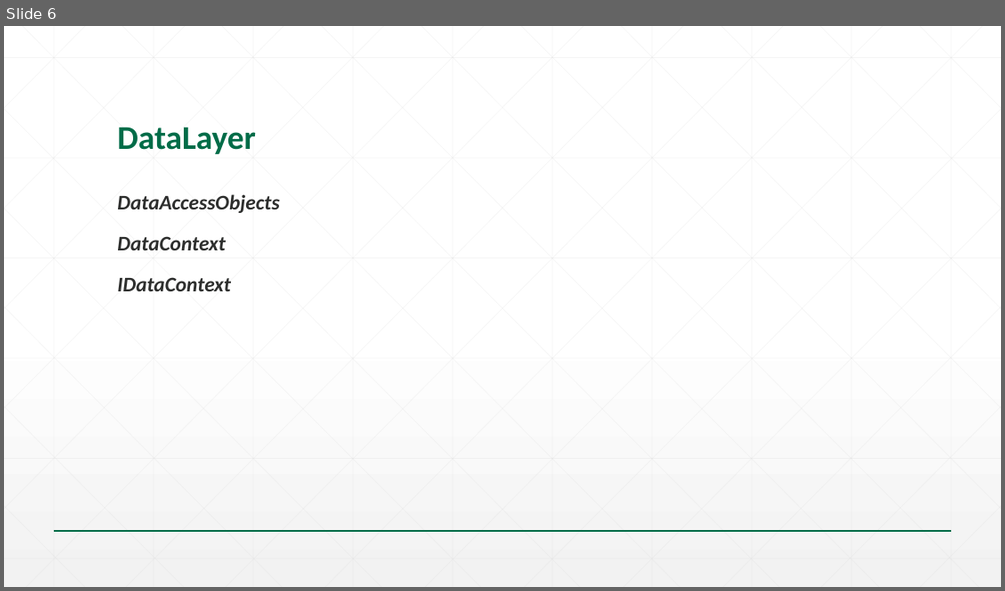
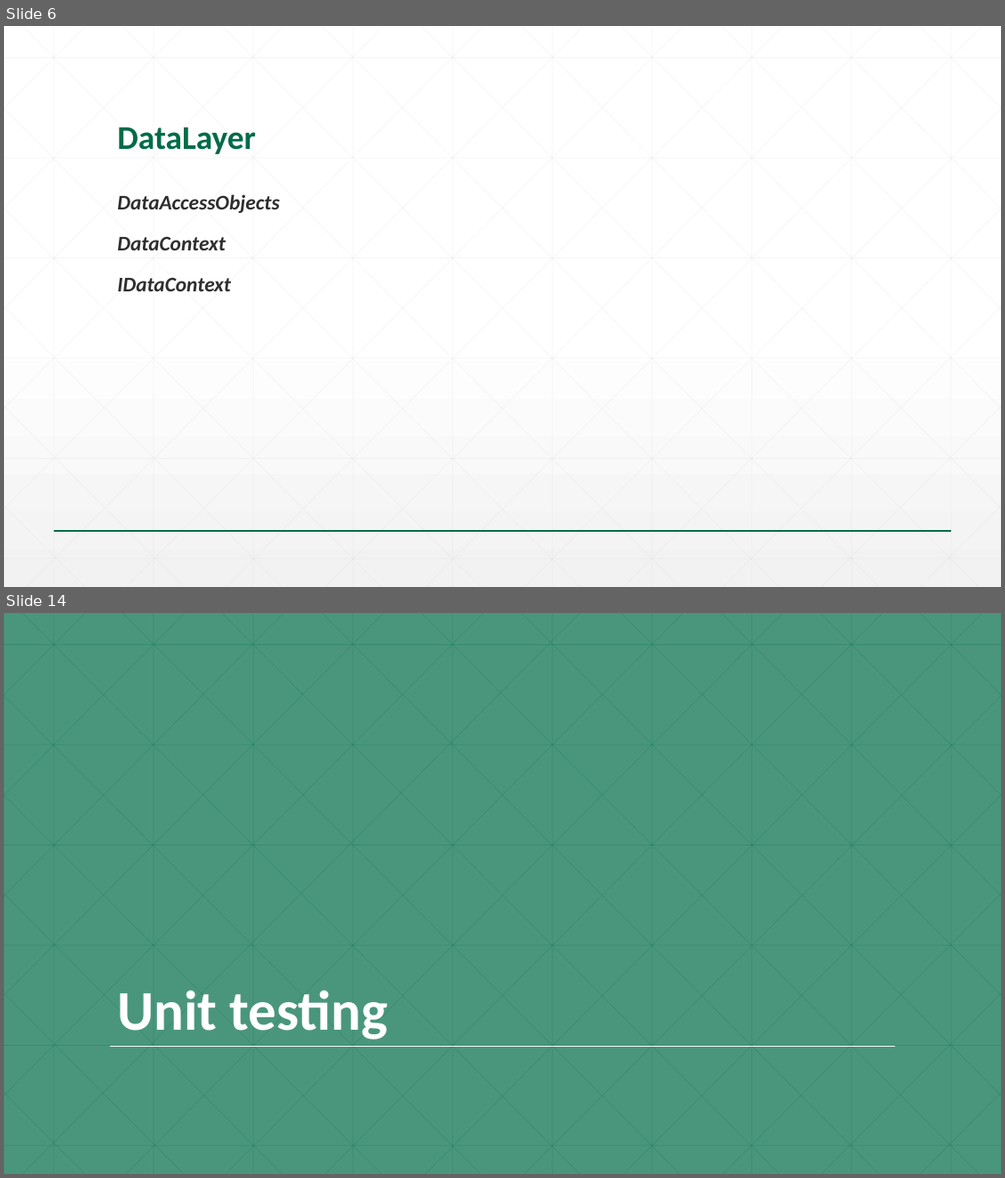
Before and after one commit to goce-kalamadevski/svs-talent-2015, a slide deck: 04-SPA/Slides/01.02-Seavus Talent Program_SPA.pptx. Shown one above the other, each under a label of ours: slide 6 before the commit, slides 6 and 14 after it; the slides between them are not shown. The pictures are 1005x591 and 1005x1178 pixels, drawn with LibreOffice and Linux fonts; fonts in the diff are those of the drawing; background and template pictures are left out. Boxes give left, top, right and bottom in pixels: in the first picture for what was removed or moved away, otherwise in the second. Text is boxed around its words. In the diff, an @@ line names an element or a change of style, - is before the commit and + after.

```diff
--- a/04-SPA/Slides/01.02-Seavus Talent Program_SPA.pptx
+++ b/04-SPA/Slides/01.02-Seavus Talent Program_SPA.pptx
@@ slide 14 added at bbox=[4, 613, 1001, 1174], background #4A967C @@
@@ title added at bbox=[117, 989, 388, 1039], 54 pt, text #FFFFFF, bold @@
+Unit testing
@@ line added from (110, 1046) to (896, 1046), #FFFFFF 1 pt @@
@@ group added at bbox=[4, 613, 1001, 1174]: 46 lines @@
```
Also in this commit, not shown: 1 slide changed, 15 other slides added, 3 other files.
